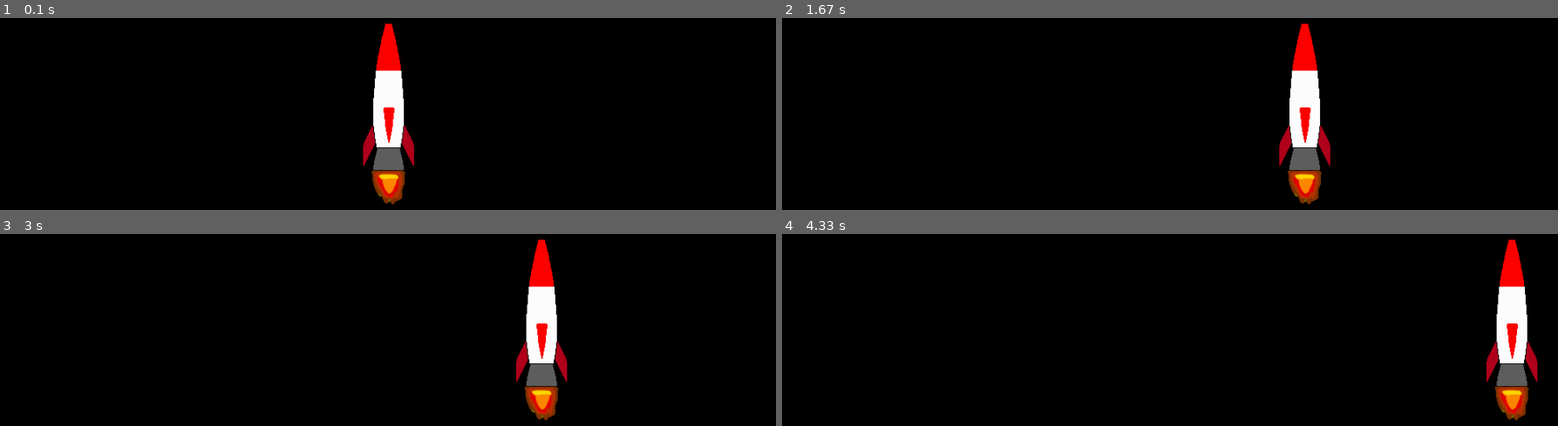
Above: before the commit, frames 1-4 (two rows, left to right).
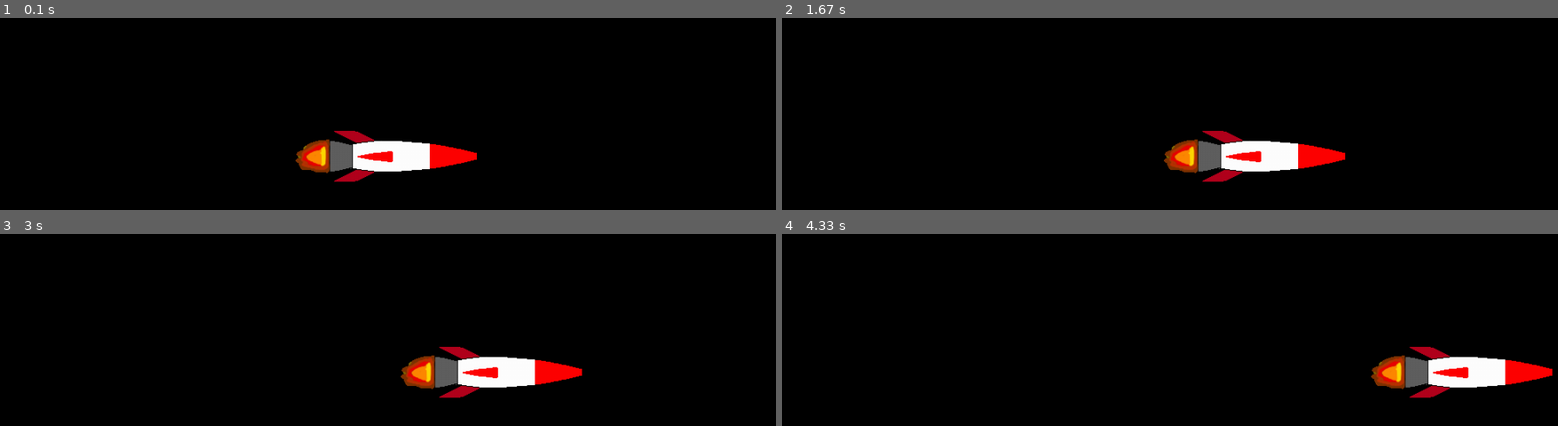
Above: after the commit, the same moments.

Repository: PismerovKir/YandexPygameProject
Game: pygame game, started from Тест прога.py
The game is run twice, just before and just after one commit, with the same random seed, the same clock (stepped at 60 frames per second) and the same inputs.
Inputs:
- Up to frame 1 (0.1 s): no input
- Up to frame 2 (1.67 s): hold Right 0.33-0.8 s; hold Right 0.83-1.3 s; hold Left from 1.33 s (still down)
- Up to frame 3 (3 s): release Left at 1.87 s; hold Left 1.9-2.3 s; hold Right 2.33-2.97 s
- Up to frame 4 (4.33 s): hold Left 3-3.47 s; hold Right 3.5-3.97 s; hold Right from 4 s (still down)

The runs differ from the first frame. In frame 1, 6.0% of the frame differs, in the area x 38-62%, y 2-98%; in frame 2, 6.3%; in frame 3, 6.3%, in the area x 51-76%, y 2-98%; in frame 4, 6.3%.

Commit message:
я исправила баг, когда ракета доходит до левого края она останавливалась, теперь же нет. Еще добавила спрайтов. Но не разобралась как ее дигать по вертикали вместо горизонтали

Diff:
--- a/Тест прога.py
+++ b/Тест прога.py
@@ -33,7 +33,7 @@
         self.rect.x += self.speedX
         if self.rect.right > WIDTH:
             self.rect.right = WIDTH
-        if self.rect.left < 10:
+        if self.rect.left < 0:
             self.rect.left = 0
 
 
Binary file added: LaserBulletLong.png
Binary file added: fon.png
Binary file changed: korabl1.png
Binary file changed: korabl2.png
Binary file changed: korabl3.png
